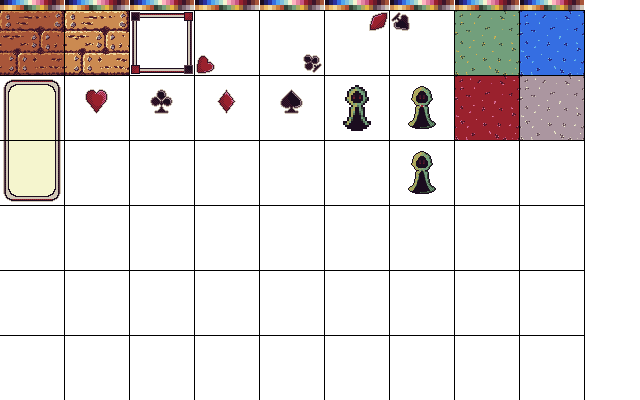
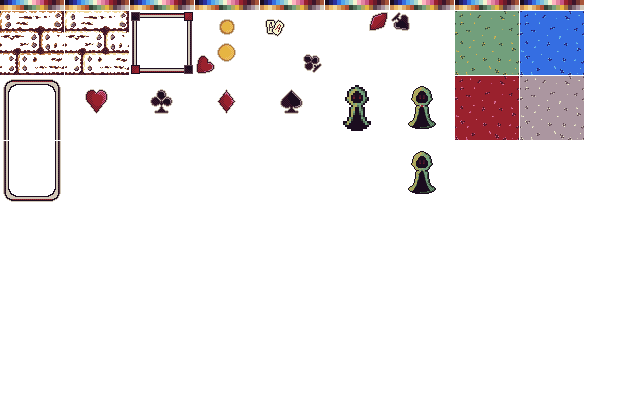
Layered file, before and after one edit (640 x 400). Changes by layer:
painted on "Layer #2" over [219, 19, 285, 60]
painted on "Layer #1" over [217, 19, 277, 62]
hid "Layer" over [0, 10, 585, 400]
